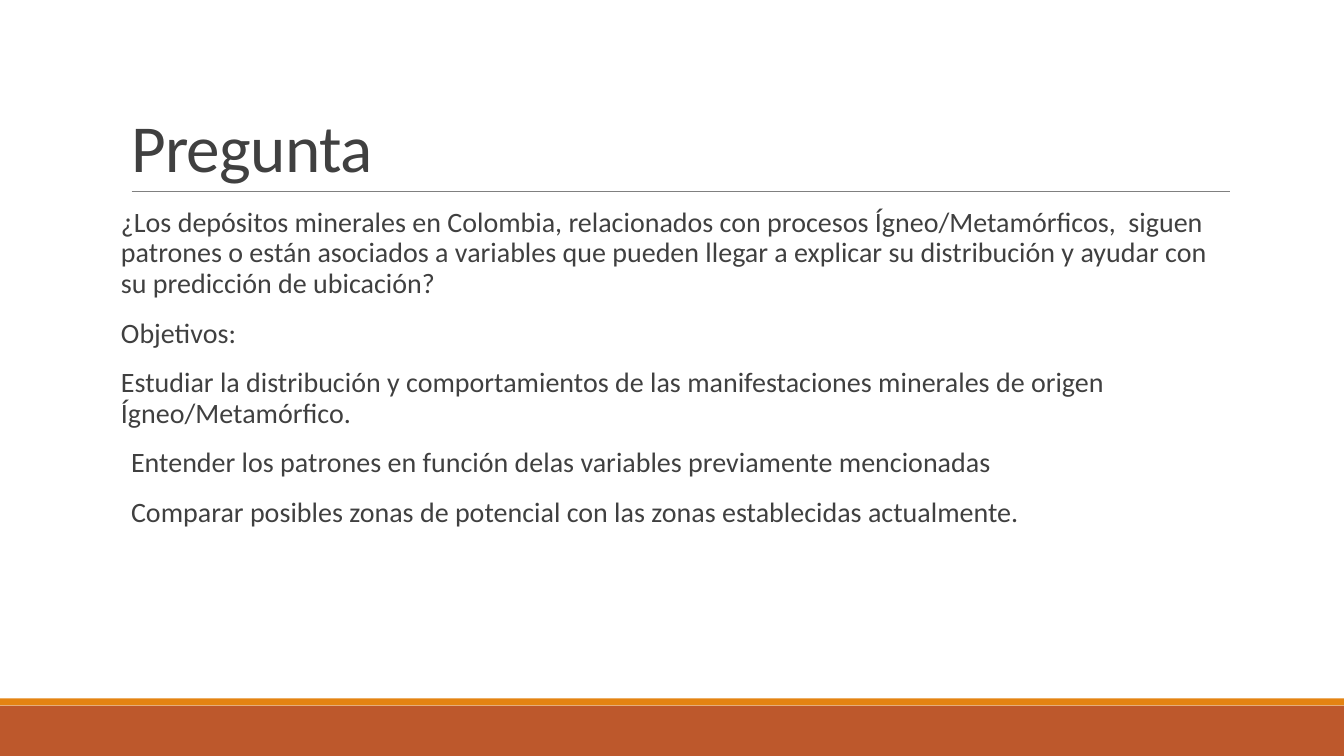
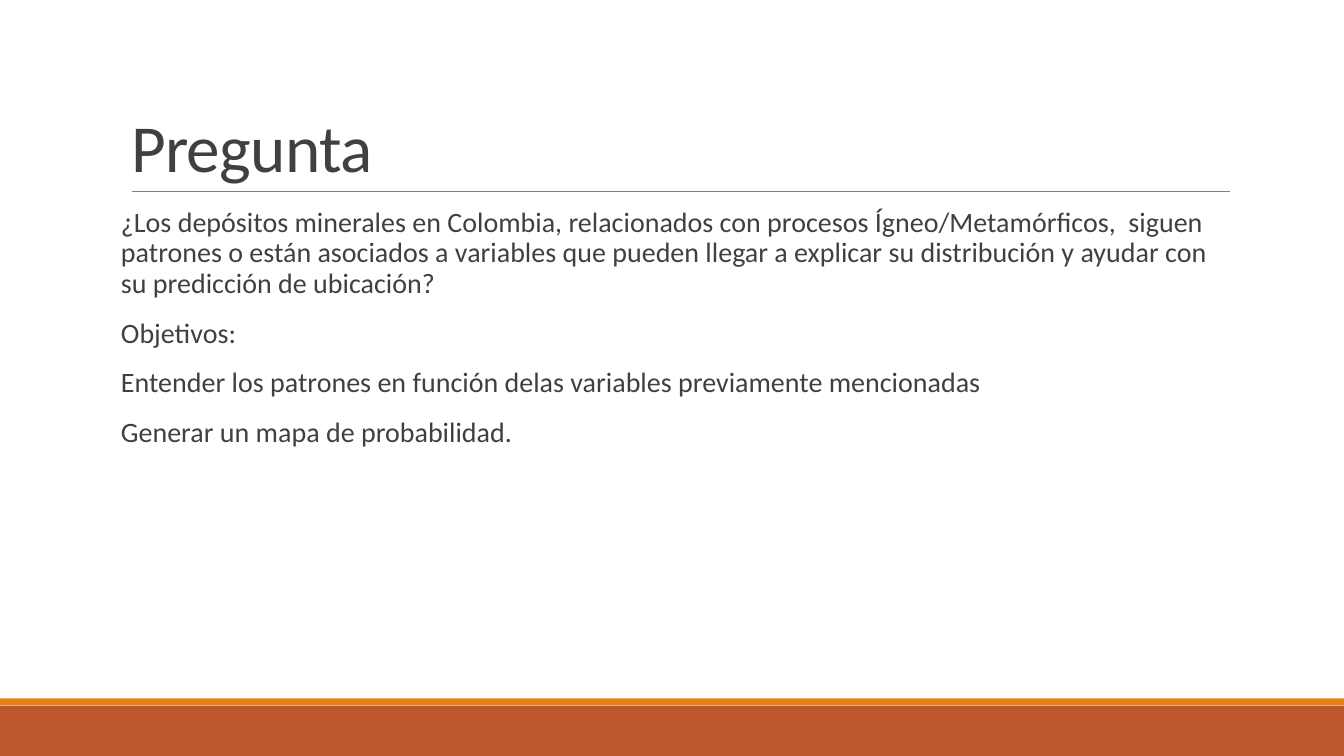
Before and after one commit to Santiagocruz97/AGE, a slide deck: slide 4 of Estudio de la distribución espacial de depósitos Ígneo.pptx. Drawn at 1344x756 pixels with LibreOffice and Linux fonts; fonts in the diff are those of the drawing. Boxes give left, top, right and bottom in pixels: in the first picture for what was removed or moved away, otherwise in the second. Text is boxed around its words. In the diff, an @@ line names an element or a change of style, - is before the commit and + after.

```diff
--- a/Estudio de la distribución espacial de depósitos Ígneo.pptx
+++ b/Estudio de la distribución espacial de depósitos Ígneo.pptx
@@ text at (121,372,1104,428): paragraph removed @@
-Estudiar la distribución y comportamientos de las manifestaciones minerales de origen Ígneo/Metamórfico.
@@ text at (121,372,980,397): bullet   to none @@
@@ text at (121,422,512,447): text changed @@
-  Comparar posibles zonas de potencial con las zonas establecidas actualmente.
+Generar un mapa de probabilidad.
```
Also in this commit, not shown: 4 other slides changed, 5 slides added, 7 slides removed, 3 other files.
